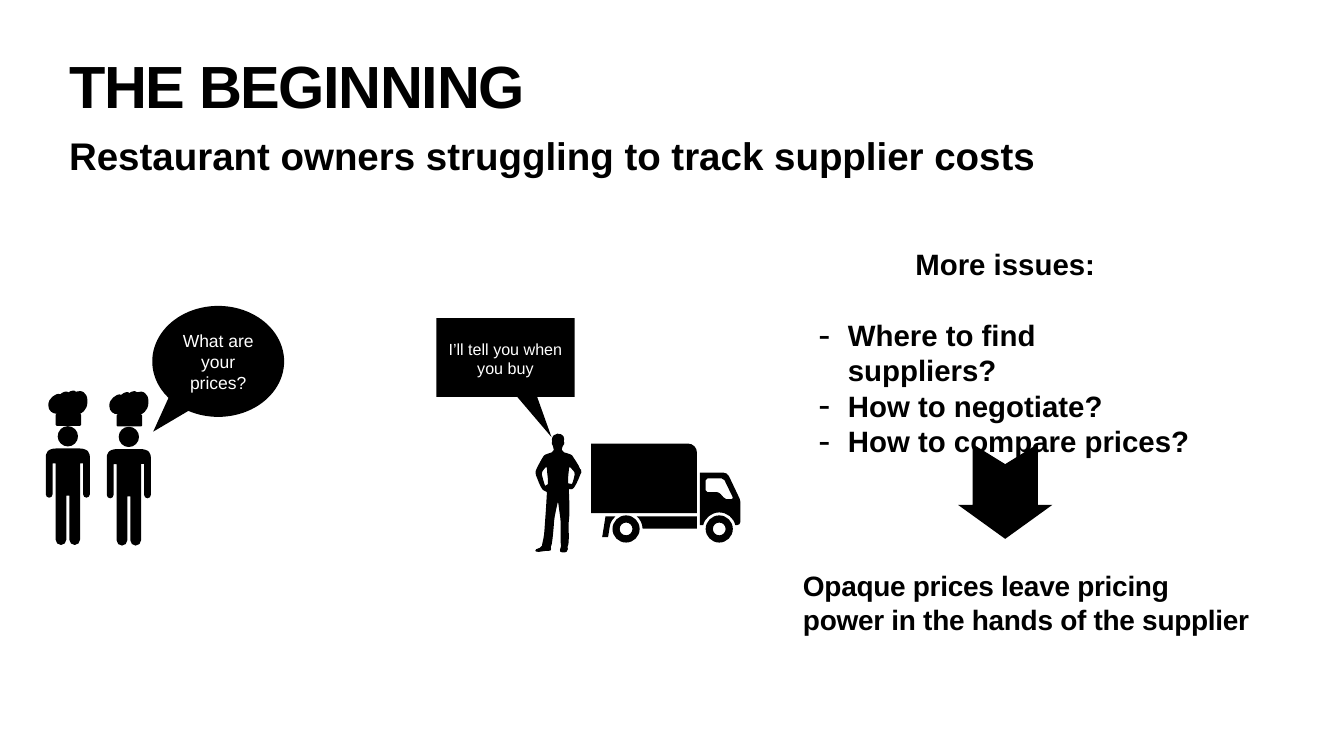
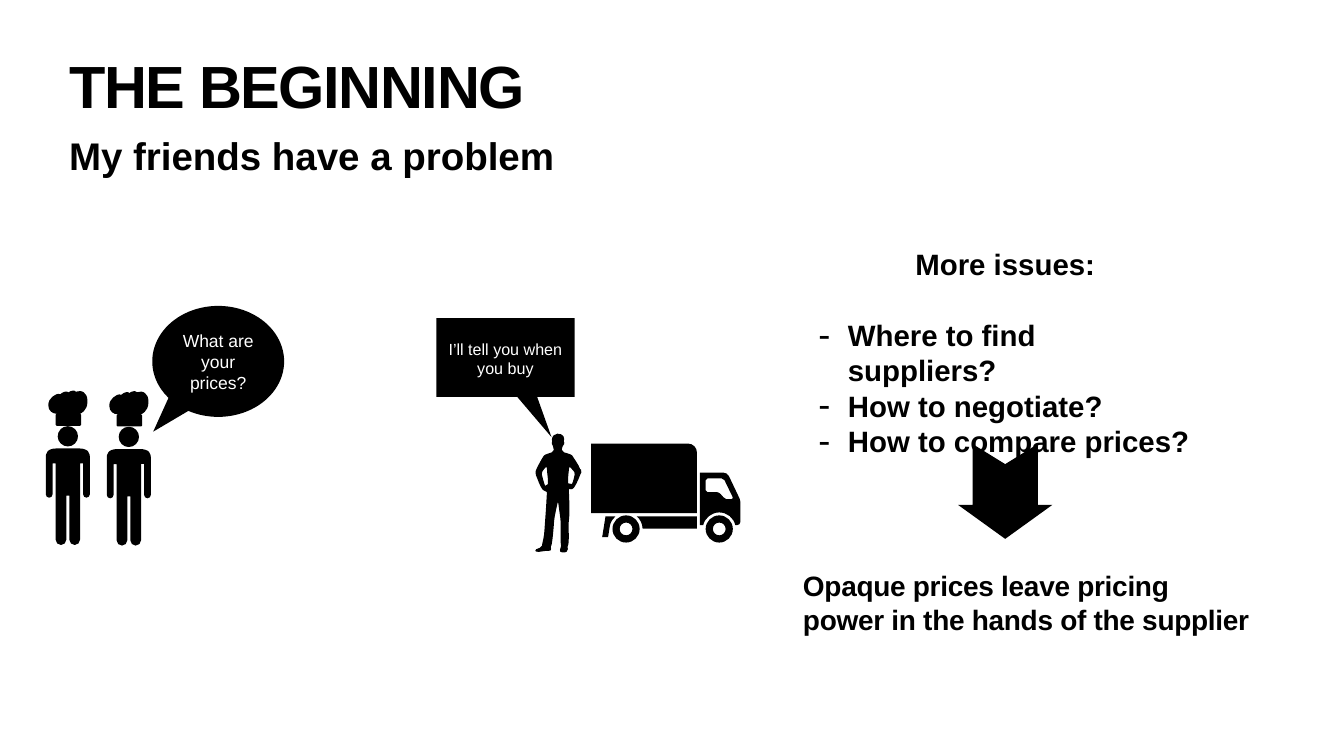
Before and after one commit to WuSimon/DocCraft, a slide deck: slide 2 of presentation/preliminary_presentation.pptx. Drawn at 1344x756 pixels with LibreOffice and Linux fonts; fonts in the diff are those of the drawing; background and template pictures are left out. Boxes give left, top, right and bottom in pixels: in the first picture for what was removed or moved away, otherwise in the second. Text is boxed around its words. In the diff, an @@ line names an element or a change of style, - is before the commit and + after.

```diff
--- a/presentation/preliminary_presentation.pptx
+++ b/presentation/preliminary_presentation.pptx
@@ text at box(69, 142, 554, 178): text changed @@
-Restaurant owners struggling to track supplier costs
+My friends have a problem
```
Also in this commit, not shown: 4 other slides changed, 1 other file.
